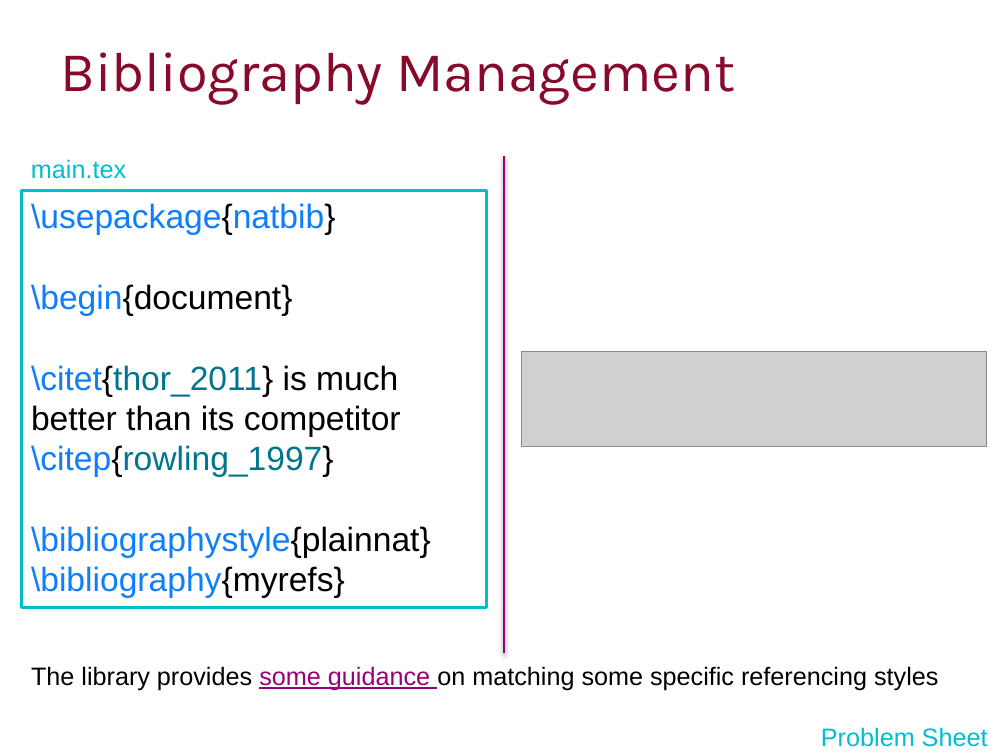
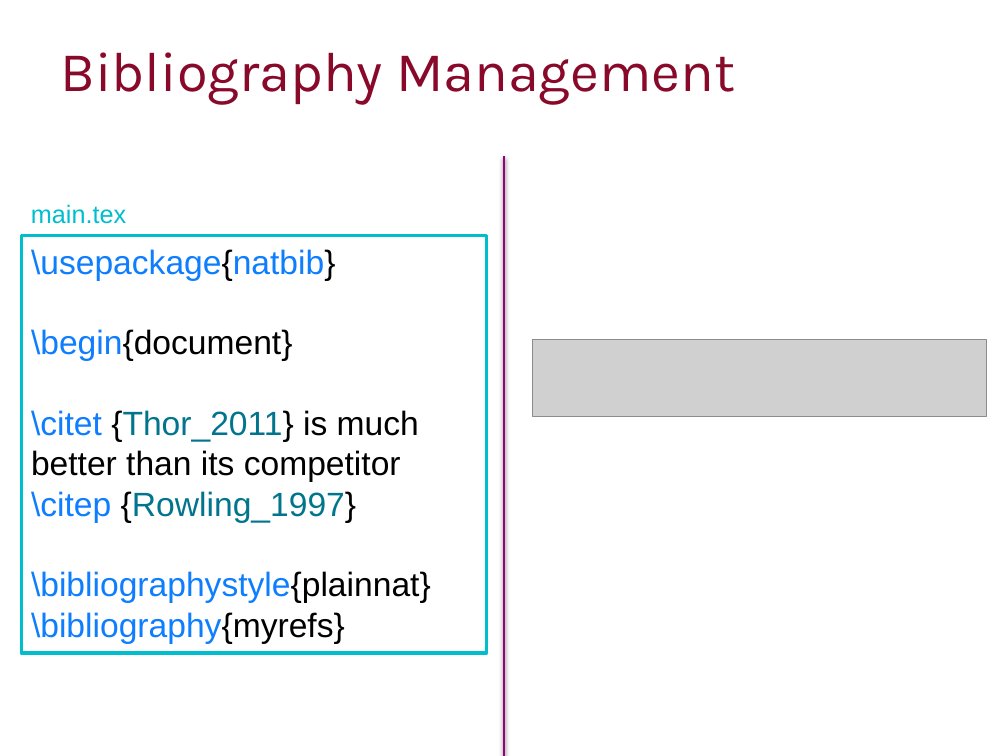
Before and after one commit to ImperialCollegeLondon/RCDS-introduction-to-latex, a slide deck: slide 24 of Intro to Latex Slides.pptx. Drawn at 1008x756 pixels with LibreOffice and Linux fonts; fonts in the diff are those of the drawing; grey boxes stand for pictures; background and template pictures are left out. Boxes give left, top, right and bottom in pixels: in the first picture for what was removed or moved away, otherwise in the second. Text is boxed around its words. In the diff, an @@ line names an element or a change of style, - is before the commit and + after.

```diff
--- a/Intro to Latex Slides.pptx
+++ b/Intro to Latex Slides.pptx
@@ line moved from (504, 156) - (504, 653) to (504, 156) - (504, 756) @@
@@ text "main.tex": place and size @@
-text "main.tex" at (31, 159, 126, 179)
+text "main.tex" at (31, 204, 126, 224)
@@ rectangle "\usepackage{natbib}": place and size @@
-rectangle "\usepackage{natbib}" at (21, 191, 487, 608)
+rectangle "\usepackage{natbib}" at (21, 236, 487, 653)
@@ picture: place and size @@
-picture at (521, 352, 987, 447)
+picture at (532, 340, 987, 416)
@@ text in rectangle at (31, 410, 419, 523): text changed @@
-\citet{thor_2011} is much better than its competitor \citep{rowling_1997}
+\citet {Thor_2011} is much better than its competitor \citep {Rowling_1997}
@@ text removed at (31, 666, 938, 691) @@
-The library provides some guidance on matching some specific referencing styles
@@ text removed at (821, 727, 988, 747) @@
-Problem Sheet
```
Also in this commit, not shown: 1 other slide changed.
